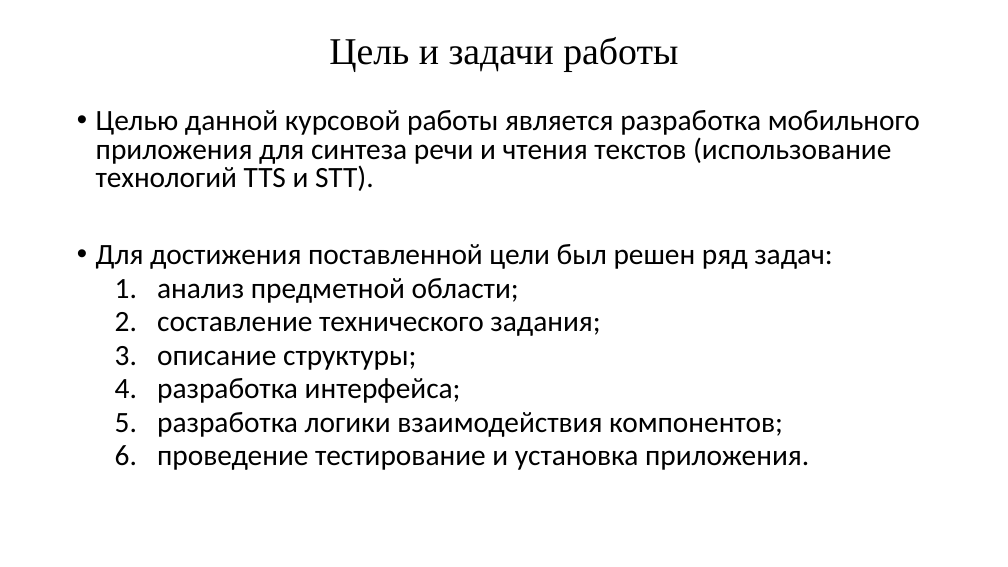
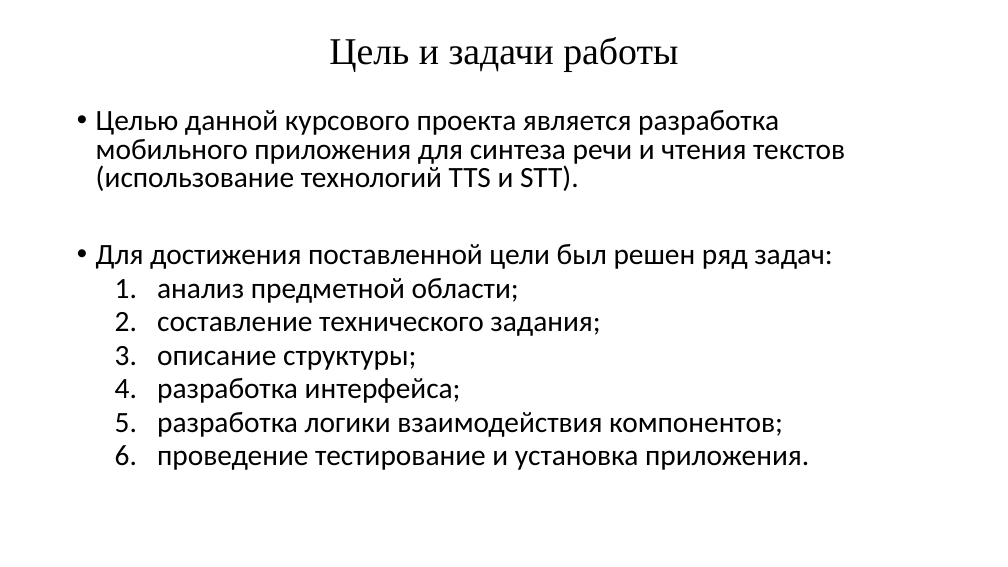
Before and after one commit to unicorndk/SpeechyProject, a slide deck: slide 2 of Презентация к КП.pptx. Drawn at 1008x567 pixels with LibreOffice and Linux fonts; fonts in the diff are those of the drawing. Boxes give left, top, right and bottom in pixels: in the first picture for what was removed or moved away, otherwise in the second. Text is boxed around its words. In the diff, an @@ line names an element or a change of style, - is before the commit and + after.

```diff
--- a/Презентация к КП.pptx
+++ b/Презентация к КП.pptx
@@ text at box(96, 110, 845, 191): text changed @@
-• Целью данной курсовой работы является разработка мобильного приложения для синтеза речи и чтения текстов (использование технологий TTS и STT).
+• Целью данной курсового проекта является разработка мобильного приложения для синтеза речи и чтения текстов (использование технологий TTS и STT).
```
Also in this commit, not shown: 1 other slide changed, 1 other file.
